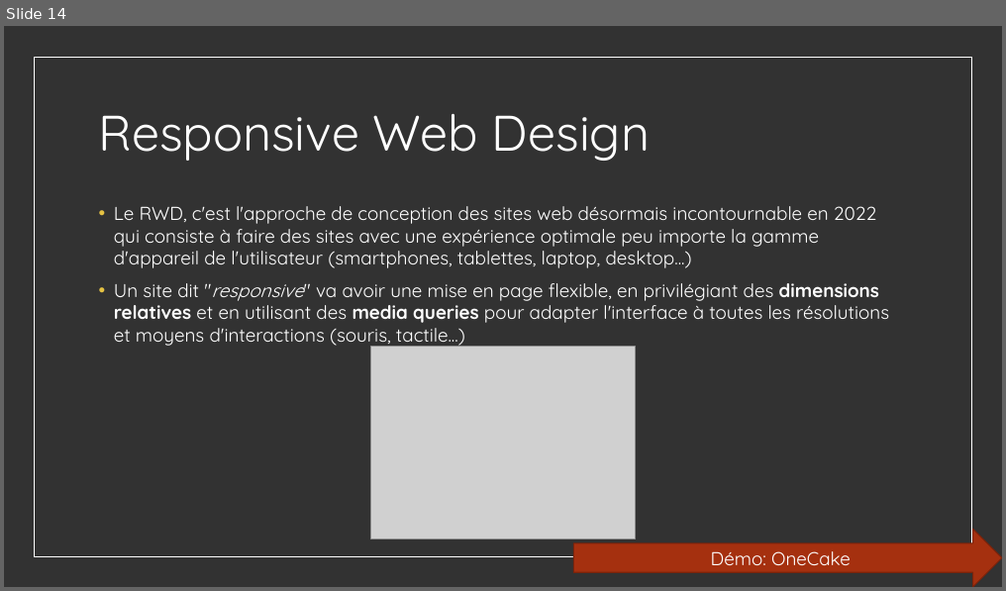
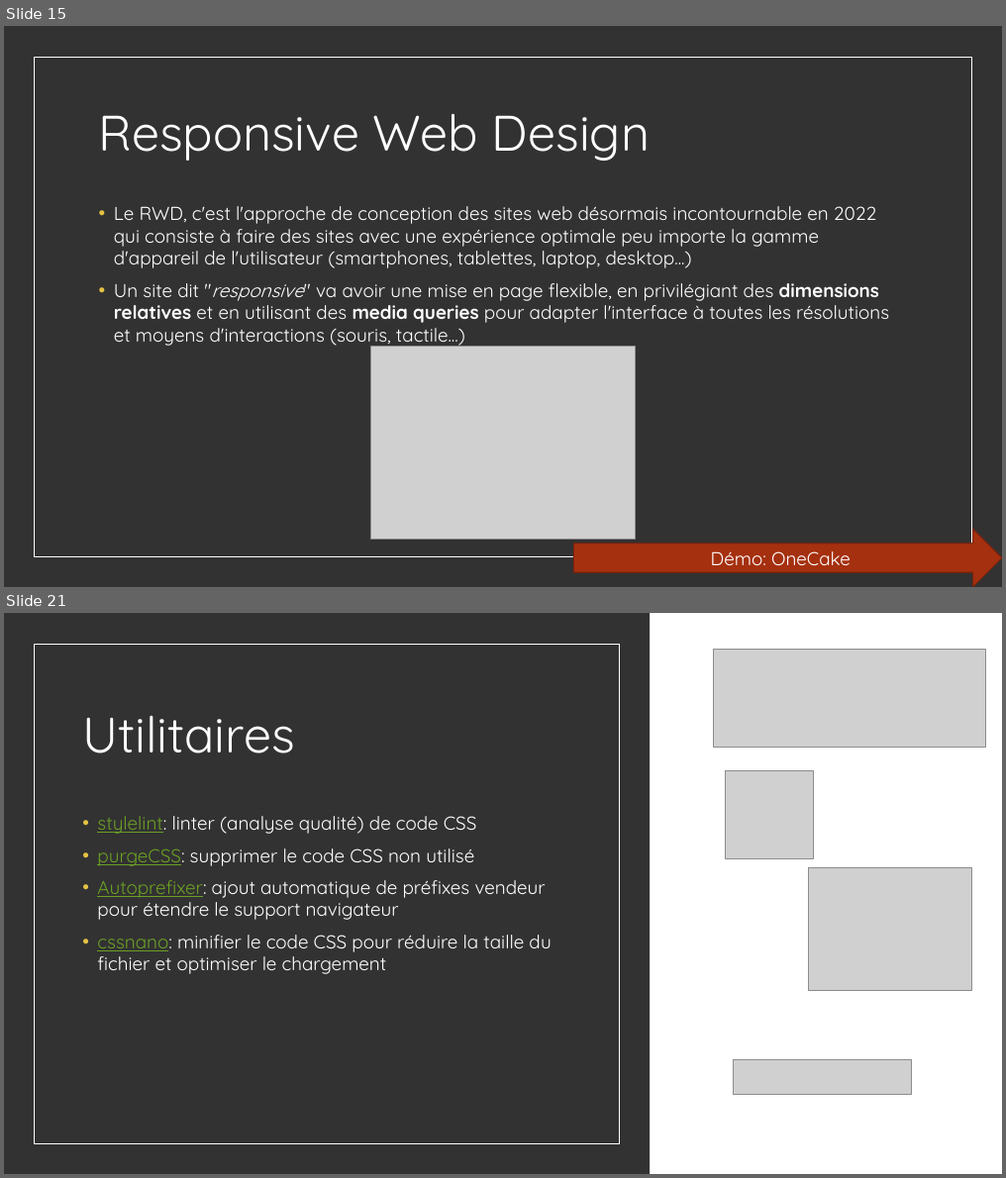
Before and after one commit to worldline/html-css-training, a slide deck: presenter_fr.pptx. Shown one above the other, each under a label of ours: slide 14 before the commit, slides 15 and 21 after it; the slides between them are not shown. The pictures are 1006x591 and 1006x1178 pixels, drawn with LibreOffice and Linux fonts; fonts in the diff are those of the drawing; grey boxes stand for pictures. Boxes give left, top, right and bottom in pixels: in the first picture for what was removed or moved away, otherwise in the second. Text is boxed around its words. In the diff, an @@ line names an element or a change of style, - is before the commit and + after.

```diff
--- a/presenter_fr.pptx
+++ b/presenter_fr.pptx
@@ slide 21 added at (x1=4, y1=613, x2=1002, y2=1174), background #323232 @@
@@ rectangle added at (x1=4, y1=613, x2=1002, y2=1174), fill #FFFFFF @@
@@ rectangle added at (x1=4, y1=613, x2=650, y2=1174), fill #323232 @@
@@ rectangle added at (x1=35, y1=644, x2=620, y2=1144), outline #FFFFFF 0.5 pt @@
@@ picture added at (x1=714, y1=650, x2=985, y2=747) @@
@@ title added at (x1=82, y1=715, x2=294, y2=754), 48 pt, text #FFFFFF @@
+Utilitaires
@@ picture added at (x1=726, y1=770, x2=814, y2=859) @@
@@ text added at (x1=97, y1=816, x2=550, y2=974), 18 pt, text #FFFFFF @@
+• stylelint: linter (analyse qualité) de code CSS
+• purgeCSS: supprimer le code CSS non utilisé
+• Autoprefixer: ajout automatique de préfixes vendeur pour étendre le support navigateur
+• cssnano: minifier le code CSS pour réduire la taille du fichier et optimiser le chargement
@@ picture added at (x1=809, y1=867, x2=972, y2=990) @@
@@ picture added at (x1=734, y1=1059, x2=912, y2=1095) @@
@@ what was slide 14 is now slide 15 @@
```
Also in this commit, not shown: 5 slides changed, 7 other slides added, 18 other files.
